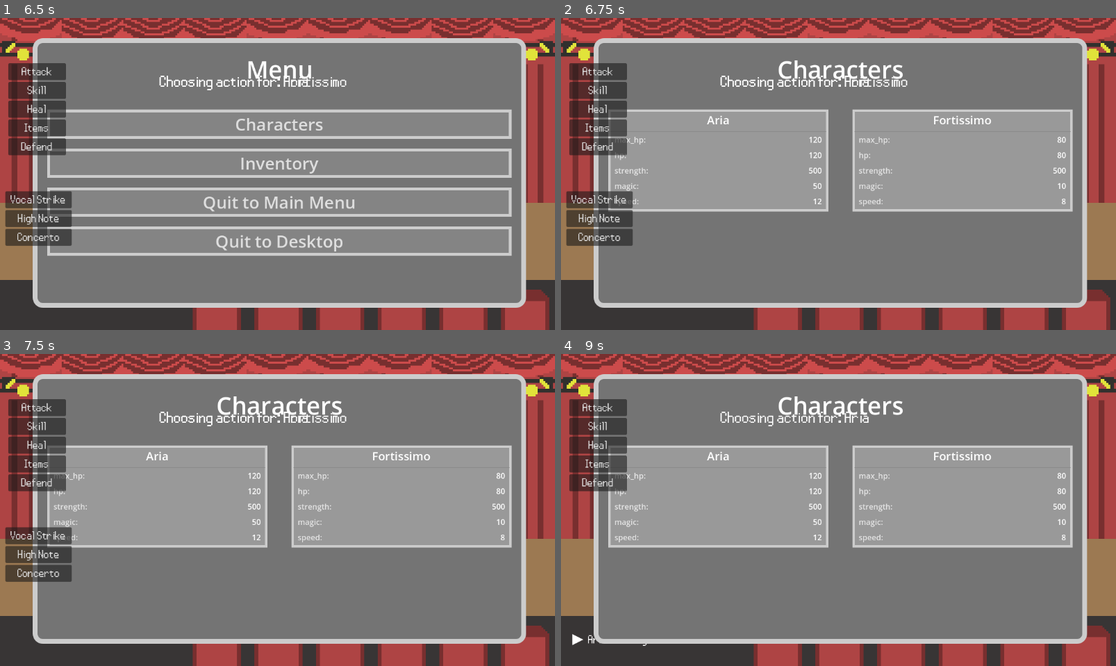
Above: before the commit, frames 1-4 (two rows, left to right).
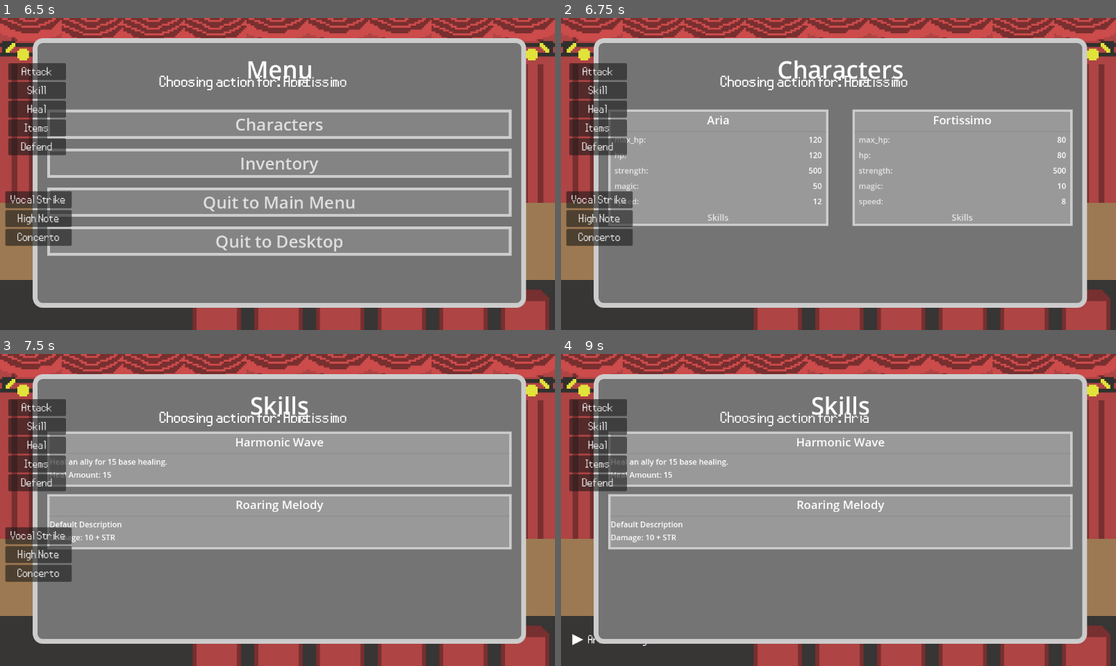
Above: after the commit, the same moments.

Repository: eevicteen/elemental-rpg-prototype
Game: Godot game, scene res://overworld/scene_manager.tscn
The game is run twice, just before and just after one commit, with the same random seed, the same clock (stepped at 60 frames per second) and the same inputs. The engine's default icon, where the game draws it, is replaced by a stand-in: a white triangle on a blue panel in a dark square.
Inputs (mouse positions are in pixels of both pictures, inside the frame that each line leads up to):
- Up to frame 1 (6.5 s): tap Enter at 0.5 s; hold Right (right) 0.53-1.28 s; hold S (down) 1.28-2 s; click "Attack" at 2 s; click "Rocky" at 2.75 s; click "Skill" at 3.5 s; hold Right (right) 4.28-5.03 s; hold W (up) 5.03-5.78 s; hold A (left) from 5.78 s (still down); tap R (menu_open) at 6.4 s
- Up to frame 2 (6.75 s): release A (left) at 6.5 s; click "Characters" at 6.5 s
- Up to frame 3 (7.5 s): click (155, 553) at 7.25 s, where only the run after the commit has a clickable "Skills"
- Up to frame 4 (9 s): click "Vocal Strike" at 8 s; click "Poppy" at 8.75 s

Frame 1 is identical in both runs. In frame 2, 3.9% of the frame differs, in the area x 8-93%, y 61-67%; in frame 3, 11%; in frame 4, 11%, in the area x 8-93%, y 13-63%.

Commit message:
added skills ui view

Diff:
--- a/actions/roaring_melody.gd
+++ b/actions/roaring_melody.gd
@@ -4,4 +4,3 @@
 func _init():
 	action_name = 'Roaring Melody'
 	base_damage = 10
-	is_magic
--- a/characters/aria.gd
+++ b/characters/aria.gd
@@ -8,3 +8,10 @@
 	skills=[preload("res://actions/harmonic_wave.gd").new(),
 	preload("res://actions/roaring_melody.gd").new()]
 	global_position = Vector2(366, 347)
+
+func init_character():
+	char_name = "Aria"
+	is_enemy = false
+	skills=[preload("res://actions/harmonic_wave.gd").new(),
+	preload("res://actions/roaring_melody.gd").new()]
+	global_position = Vector2(366, 347)
--- a/characters/fortissimo.gd
+++ b/characters/fortissimo.gd
@@ -15,3 +15,11 @@
 	preload("res://actions/high_note.gd").new(),
 	preload("res://actions/concerto.gd").new()]
 	global_position = Vector2(196, 401)
+
+func init_character():
+	char_name = "Fortissimo"
+	is_enemy = false
+	skills = [ preload("res://actions/vocal_strike.gd").new(),
+	preload("res://actions/high_note.gd").new(),
+	preload("res://actions/concerto.gd").new()]
+	global_position = Vector2(196, 401)
--- a/overworld/game_ui.gd
+++ b/overworld/game_ui.gd
@@ -13,7 +13,7 @@
 
 func _process(delta: float) -> void:
 	if Input.is_action_just_pressed("menu_open"):
-		_open_menu(mainmenu_path)
+		open_menu(mainmenu_path)
 		player.can_move = false
 
 	if Input.is_action_just_pressed("menu_close"):
@@ -22,10 +22,10 @@
 
 
 func _on_character_select():
-	_open_menu(char_menu)
+	open_menu(char_menu)
 
 func _on_inventory_select():
-	_open_menu(inv_menu)
+	open_menu(inv_menu)
 
 
 func _close_current_menu():
@@ -33,10 +33,14 @@
 		current_menu.queue_free()
 
 
-func _open_menu(menu_path):
+func open_menu(menu_path, char=null):
 	_close_current_menu()
 	current_menu = load(menu_path).instantiate()
+	if char != null:
+		current_menu.char = char
+
 	add_child(current_menu)
+
 	if menu_path == mainmenu_path:
 		var char_button_path = "MarginContainer/MenuVBox/Buttons/CharButton"
 		var char_button = current_menu.get_node(char_button_path)
--- a/ui/character_screen.gd
+++ b/ui/character_screen.gd
@@ -1,6 +1,8 @@
 extends PanelContainer
 
 @onready var char_set = $MarginContainer/MenuVBox/CharacterSet
+var skill_menu_path = "res://ui/skills_screen.tscn"
+signal skill_select(char)
 
 func _ready() -> void:
 	var card_stylebox = StyleBoxFlat.new()
@@ -43,6 +45,8 @@
 			stat_value_label.set_horizontal_alignment(HORIZONTAL_ALIGNMENT_RIGHT)
 			stat_line.add_child(stat_value_label)
 
+
+
 			var margin_card = MarginContainer.new()
 			margin_card.add_theme_constant_override("margin_left", 8)
 			margin_card.add_theme_constant_override("margin_bottom", 5)
@@ -50,8 +54,27 @@
 
 			margin_card.add_child(stat_line)
 			character_card.add_child(margin_card)
+
+		var skills_button = Button.new()
+		var char_instance = hero_data["scene"].instantiate()
+		char_instance.init_character()
+		skills_button.pressed.connect(
+			Callable(self, "_on_skills_select").bind(char_instance)
+		)
+		skills_button.text = "Skills"
+		skills_button.add_theme_font_size_override("font_size",18)
+		skills_button.add_theme_color_override("font_color", Color(0.9, 0.9, 0.9))
+		var transparent_style = StyleBoxEmpty.new()
+		skills_button.add_theme_stylebox_override("normal", transparent_style)
+		skills_button.add_theme_stylebox_override("hover", transparent_style)
+		skills_button.add_theme_stylebox_override("pressed", transparent_style)
+		character_card.add_child(skills_button)
 		char_set.add_child(character_card_panel)
 
 
 func _process(delta: float) -> void:
 	pass
+
+
+func _on_skills_select(char):
+	get_parent().open_menu(skill_menu_path,char)
--- /dev/null
+++ b/ui/skills_screen.gd
@@ -0,0 +1,65 @@
+extends PanelContainer
+
+@onready var skills_set = $MarginContainer/MenuVBox/SkillsSet
+var char
+
+func _ready() -> void:
+	var card_stylebox = StyleBoxFlat.new()
+	card_stylebox.set_border_width_all(5)
+
+	for skill in char.skills:
+		var skill_card_panel = PanelContainer.new()
+		skill_card_panel.add_theme_stylebox_override("panel", card_stylebox)
+		skill_card_panel.set_h_size_flags(Control.SIZE_EXPAND_FILL)
+		var skill_card = VBoxContainer.new()
+		skill_card_panel.add_child(skill_card)
+
+		var name_label = Label.new()
+		name_label.text = skill.action_name
+		name_label.add_theme_font_size_override("font_size", 24)
+		name_label.add_theme_color_override("font_color", Color.WHITE)
+		name_label.set_horizontal_alignment(HORIZONTAL_ALIGNMENT_CENTER)
+		skill_card.add_child(name_label)
+
+		var h_separator = HSeparator.new()
+		h_separator.set_custom_minimum_size(Vector2(0, 3))
+		skill_card.add_child(h_separator)
+
+		var desc_label = Label.new()
+		desc_label.text = skill.description
+		desc_label.add_theme_color_override("font_color", Color.WHITE)
+		desc_label.set_h_size_flags(Control.SIZE_EXPAND_FILL)
+		desc_label.set_horizontal_alignment(HORIZONTAL_ALIGNMENT_LEFT)
+		desc_label.set_autowrap_mode(TextServer.AUTOWRAP_WORD)
+		skill_card.add_child(desc_label)
+
+		var skill_line = HBoxContainer.new()
+		var skill_value_label = Label.new()
+		if skill.is_heal:
+			skill_value_label.text = "Heal Amount: " + str(skill.heal_amount)
+		elif skill.buff_action != null:
+			skill_value_label.text = skill.buff_action + " Buff Amount: " + skill.buff_amount
+		else:
+			var add_on : String
+			if skill.is_magic: add_on = " + MAG"
+			else: add_on = " + STR"
+			skill_value_label.text = "Damage: " + str(skill.base_damage) + add_on
+
+		skill_value_label.set_horizontal_alignment(HORIZONTAL_ALIGNMENT_RIGHT)
+		skill_line.add_child(skill_value_label)
+
+		skill_card.add_child(skill_line)
+
+		var margin_card = MarginContainer.new()
+		margin_card.add_theme_constant_override("margin_left", 8)
+		margin_card.add_theme_constant_override("margin_bottom", 5)
+		margin_card.add_theme_constant_override("margin_right",8 )
+
+		margin_card.add_child(skill_card)
+
+		skill_card.add_child(margin_card)
+		skills_set.add_child(skill_card_panel)
+
+
+func _process(delta: float) -> void:
+	pass
--- /dev/null
+++ b/ui/skills_screen.tscn
@@ -0,0 +1,49 @@
+[gd_scene load_steps=3 format=3 uid="uid://fkkybss7ryk3"]
+
+[ext_resource type="Script" uid="uid://c852vpkhrt2cy" path="res://ui/skills_screen.gd" id="1_cxqmy"]
+
+[sub_resource type="StyleBoxFlat" id="StyleBoxFlat_16qwl"]
+bg_color = Color(0.454524, 0.454524, 0.454524, 1)
+border_width_left = 10
+border_width_top = 10
+border_width_right = 10
+border_width_bottom = 10
+corner_radius_top_left = 20
+corner_radius_top_right = 20
+corner_radius_bottom_right = 20
+corner_radius_bottom_left = 20
+
+[node name="SkillsScreen" type="PanelContainer"]
+anchors_preset = -1
+anchor_left = 0.0590278
+anchor_top = 0.0648148
+anchor_right = 0.948306
+anchor_bottom = 0.92937
+offset_right = -0.447998
+offset_bottom = -0.231995
+grow_horizontal = 2
+grow_vertical = 2
+theme_override_styles/panel = SubResource("StyleBoxFlat_16qwl")
+script = ExtResource("1_cxqmy")
+metadata/_edit_use_anchors_ = true
+
+[node name="MarginContainer" type="MarginContainer" parent="."]
+layout_mode = 2
+theme_override_constants/margin_left = 20
+theme_override_constants/margin_top = 20
+theme_override_constants/margin_right = 20
+theme_override_constants/margin_bottom = 20
+
+[node name="MenuVBox" type="VBoxContainer" parent="MarginContainer"]
+layout_mode = 2
+theme_override_constants/separation = 20
+
+[node name="OverworldMenuLabel" type="Label" parent="MarginContainer/MenuVBox"]
+layout_mode = 2
+size_flags_horizontal = 4
+theme_override_font_sizes/font_size = 50
+text = "Skills"
+
+[node name="SkillsSet" type="VBoxContainer" parent="MarginContainer/MenuVBox"]
+layout_mode = 2
+theme_override_constants/separation = 15
Not shown, added: ui/skills_screen.gd.uid
